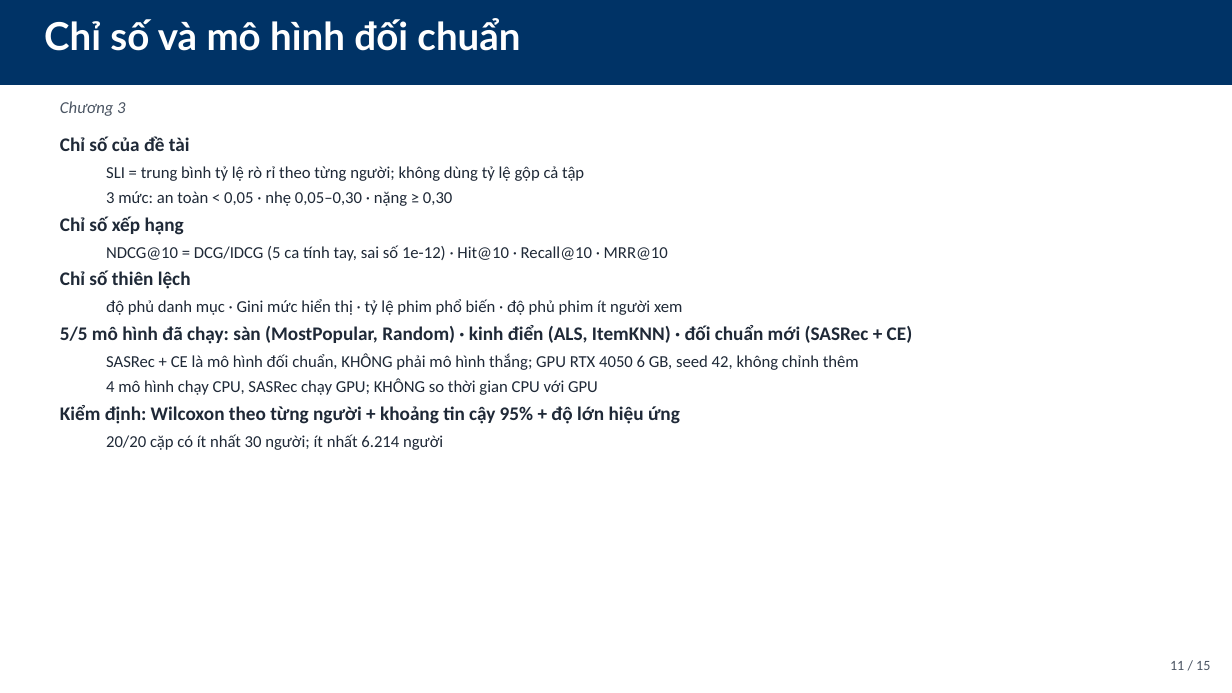
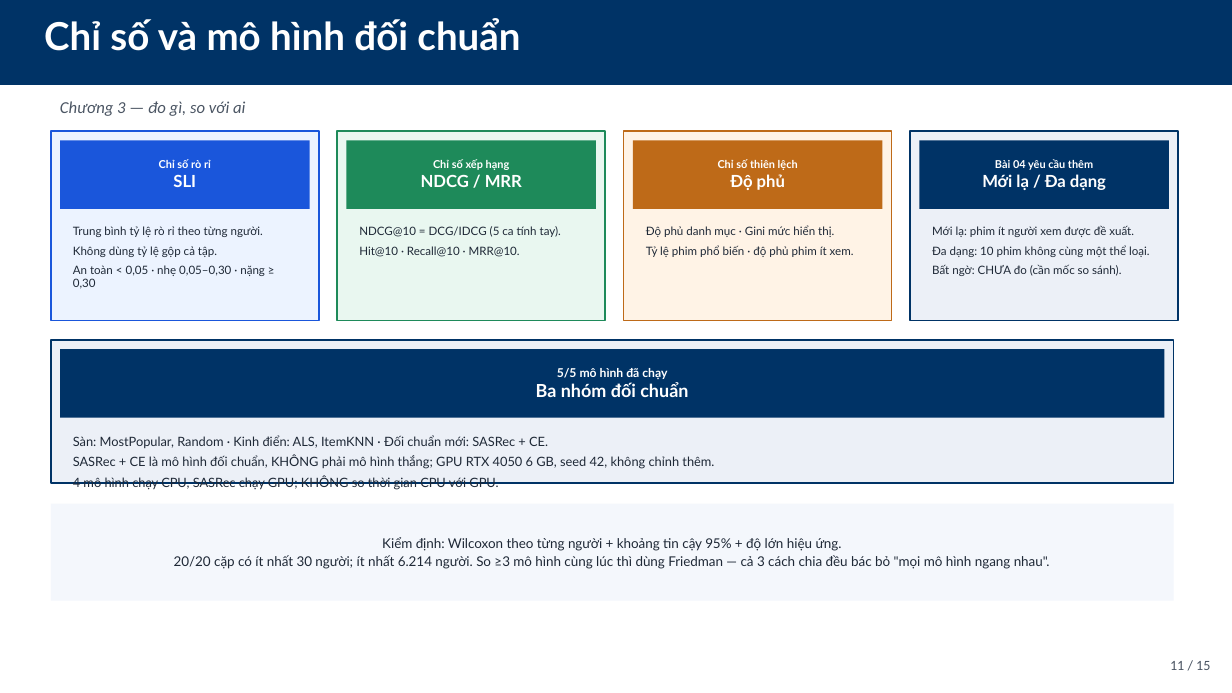
Before and after one commit to StreetParkourZombie/Recommendation_System, a slide deck: slide 11 of docs/Project/Main/Presentation/Slides/PPNCKH_DeCuong_15slides.pptx. Drawn at 1232x693 pixels with LibreOffice and Linux fonts; fonts in the diff are those of the drawing. Boxes give left, top, right and bottom in pixels: in the first picture for what was removed or moved away, otherwise in the second. Text is boxed around its words. In the diff, an @@ line names an element or a change of style, - is before the commit and + after.

Commit message:
feat: add recsys supplementary metrics and refresh research docs
Add novelty/diversity metrics, Friedman comparison output, rerun notebooks 06-13, regenerate slides, and update docs/plans to 2026-11-20. Serendipity and Nemenyi remain unmeasured.

```diff
--- a/docs/Project/Main/Presentation/Slides/PPNCKH_DeCuong_15slides.pptx
+++ b/docs/Project/Main/Presentation/Slides/PPNCKH_DeCuong_15slides.pptx
@@ text at <box>60,101,245,116</box>: text changed @@
-Chương 3
+Chương 3 — đo gì, so với ai
@@ rounded rectangle added at <box>51,131,319,321</box>, fill #ECF3FF, outline #1A56DB 1.25 pt @@
@@ rounded rectangle added at <box>60,140,310,209</box>, fill #1A56DB, 8.5 pt, text #FFFFFF, bold @@
+Chỉ số rò rỉ
+SLI
@@ rounded rectangle added at <box>337,131,605,321</box>, fill #E9F7F0, outline #1E8A5A 1.25 pt @@
@@ rounded rectangle added at <box>347,140,596,209</box>, fill #1E8A5A, 8.5 pt, text #FFFFFF, bold @@
+Chỉ số xếp hạng
+NDCG / MRR
@@ rounded rectangle added at <box>624,131,892,321</box>, fill #FFF3E6, outline #BE6A18 1.25 pt @@
@@ rounded rectangle added at <box>633,140,883,209</box>, fill #BE6A18, 8.5 pt, text #FFFFFF, bold @@
+Chỉ số thiên lệch
+Độ phủ
@@ rounded rectangle added at <box>910,131,1178,321</box>, fill #ECF0F7, outline #003366 1.25 pt @@
@@ rounded rectangle added at <box>920,140,1169,209</box>, fill #003366, 8.5 pt, text #FFFFFF, bold @@
+Bài 04 yêu cầu thêm
+Mới lạ / Đa dạng
@@ text added at <box>73,226,265,289</box>, 9 pt, text #1F2937 @@
+Trung bình tỷ lệ rò rỉ theo từng người.
+Không dùng tỷ lệ gộp cả tập.
+An toàn < 0,05 · nhẹ 0,05–0,30 · nặng ≥ 0,30
@@ text added at <box>359,226,561,257</box>, 9 pt, text #1F2937 @@
+NDCG@10 = DCG/IDCG (5 ca tính tay).
+Hit@10 · Recall@10 · MRR@10.
@@ text added at <box>646,226,854,257</box>, 9 pt, text #1F2937 @@
+Độ phủ danh mục · Gini mức hiển thị.
+Tỷ lệ phim phổ biến · độ phủ phim ít xem.
@@ text added at <box>932,226,1150,276</box>, 9 pt, text #1F2937 @@
+Mới lạ: phim ít người xem được đề xuất.
+Đa dạng: 10 phim không cùng một thể loại.
+Bất ngờ: CHƯA đo (cần mốc so sánh).
@@ rounded rectangle added at <box>51,340,1174,483</box>, fill #ECF0F7, outline #003366 1.25 pt @@
@@ rounded rectangle added at <box>60,349,1165,418</box>, fill #003366, 9.5 pt, text #FFFFFF, bold @@
+5/5 mô hình đã chạy
+Ba nhóm đối chuẩn
@@ text at <box>73,435,714,490</box>: text changed; size 13 to 10 pt; font Calibri to Lato @@
-Chỉ số của đề tài
-  SLI = trung bình tỷ lệ rò rỉ theo từng người; không dùng tỷ lệ gộp cả tập
-  3 mức: an toàn < 0,05 · nhẹ 0,05–0,30 · nặng ≥ 0,30
-Chỉ số xếp hạng
-  NDCG@10 = DCG/IDCG (5 ca tính tay, sai số 1e-12) · Hit@10 · Recall@10 · MRR@10
-Chỉ số thiên lệch
-  độ phủ danh mục · Gini mức hiển thị · tỷ lệ phim phổ biến · độ phủ phim ít người xem
-5/5 mô hình đã chạy: sàn (MostPopular, Random) · kinh điển (ALS, ItemKNN) · đối chuẩn mới (SASRec + CE)
-  SASRec + CE là mô hình đối chuẩn, KHÔNG phải mô hình thắng; GPU RTX 4050 6 GB, seed 42, không chỉnh thêm
-  4 mô hình chạy CPU, SASRec chạy GPU; KHÔNG so thời gian CPU với GPU
-Kiểm định: Wilcoxon theo từng người + khoảng tin cậy 95% + độ lớn hiệu ứng
-  20/20 cặp có ít nhất 30 người; ít nhất 6.214 người
+Sàn: MostPopular, Random · Kinh điển: ALS, ItemKNN · Đối chuẩn mới: SASRec + CE.
+SASRec + CE là mô hình đối chuẩn, KHÔNG phải mô hình thắng; GPU RTX 4050 6 GB, seed 42, không chỉnh thêm.
+4 mô hình chạy CPU, SASRec chạy GPU; KHÔNG so thời gian CPU với GPU.
@@ rounded rectangle added at <box>51,504,1174,601</box>, fill #F4F7FC, 10.5 pt, text #1F2937 @@
+Kiểm định: Wilcoxon theo từng người + khoảng tin cậy 95% + độ lớn hiệu ứng.
+20/20 cặp có ít nhất 30 người; ít nhất 6.214 người. So ≥3 mô hình cùng lúc thì dùng Friedman — cả 3 cách chia đều bác bỏ "mọi mô hình ngang nhau".
```
Also in this commit, not shown: 13 other slides changed, 35 other files.
